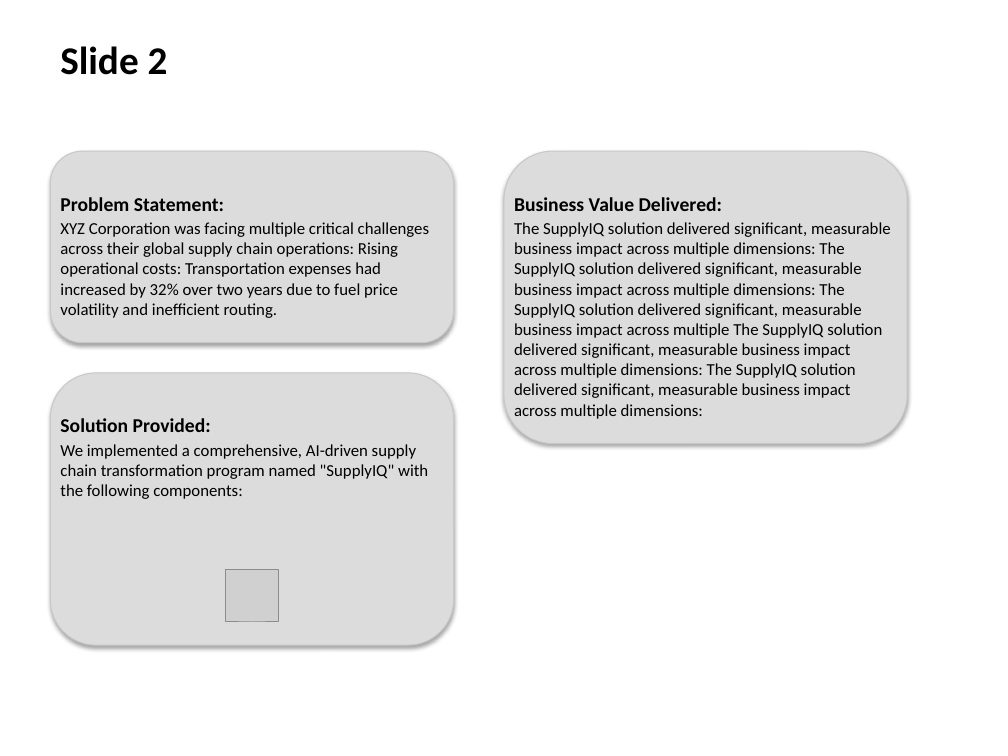
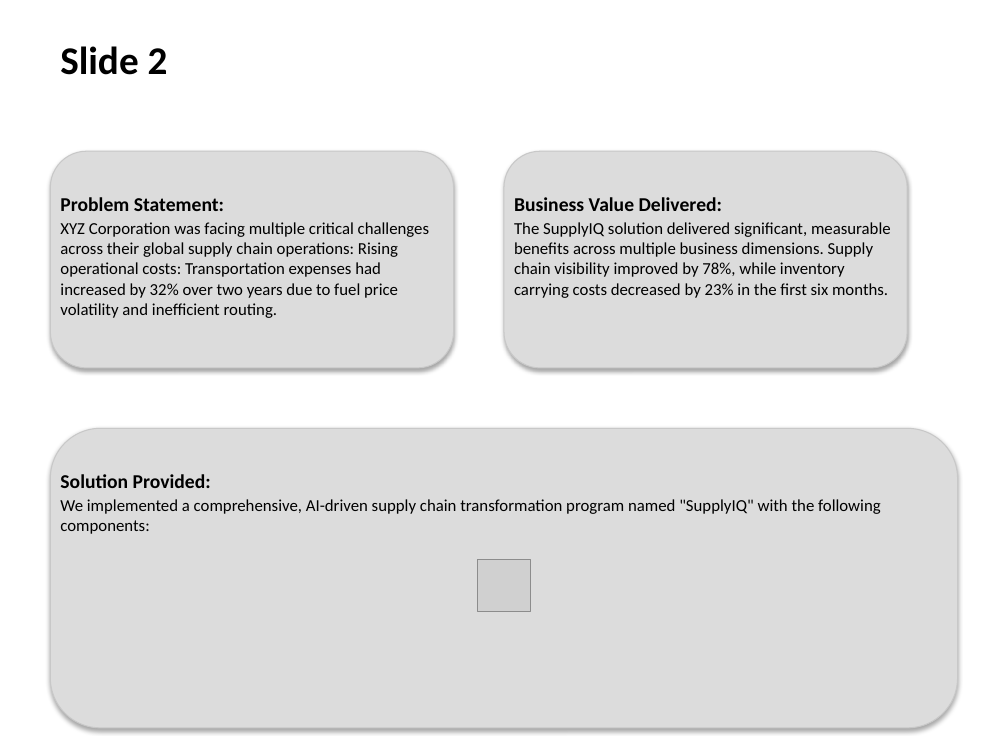
Before and after one commit to sirisurneni/htmltoppt, a slide deck: slide 2 of presentation.pptx. Drawn at 1008x756 pixels with LibreOffice and Linux fonts; fonts in the diff are those of the drawing; grey boxes stand for pictures. Boxes give left, top, right and bottom in pixels: in the first picture for what was removed or moved away, otherwise in the second. Text is boxed around its words. In the diff, an @@ line names an element or a change of style, - is before the commit and + after.

```diff
--- a/presentation.pptx
+++ b/presentation.pptx
@@ rounded rectangle: place and size @@
-rounded rectangle at bbox=[50, 151, 454, 343]
+rounded rectangle at bbox=[50, 151, 454, 368]
@@ rounded rectangle: place and size @@
-rounded rectangle at bbox=[50, 373, 454, 645]
+rounded rectangle at bbox=[504, 151, 907, 368]
@@ rounded rectangle removed at bbox=[504, 151, 907, 444] @@
@@ text removed at bbox=[514, 197, 891, 419] @@
-Business Value Delivered:
-The SupplyIQ solution delivered significant, measurable business impact across multiple dimensions: The SupplyIQ solution delivered significant, measurable business impact across multiple dimensions: The SupplyIQ solution delivered significant, measurable business impact across multiple The SupplyIQ solution delivered significant, measurable business impact across multiple dimensions: The SupplyIQ solution delivered significant, measurable business impact across multiple dimensions:
@@ text added at bbox=[514, 197, 891, 298], 12 pt, text #000000 @@
+Business Value Delivered:
+The SupplyIQ solution delivered significant, measurable benefits across multiple business dimensions. Supply chain visibility improved by 78%, while inventory carrying costs decreased by 23% in the first six months.
@@ rounded rectangle added at bbox=[50, 428, 958, 728], fill #DCDCDC, outline #C8C8C8 0.75 pt @@
@@ text "Solution Provided:" rewrapped from bbox=[60, 418, 428, 499] to bbox=[60, 474, 881, 534] @@
@@ picture added at bbox=[478, 559, 530, 612] @@
@@ picture removed at bbox=[226, 570, 278, 622] @@
```
Also in this commit, not shown: 1 slide added, 4 other files.
